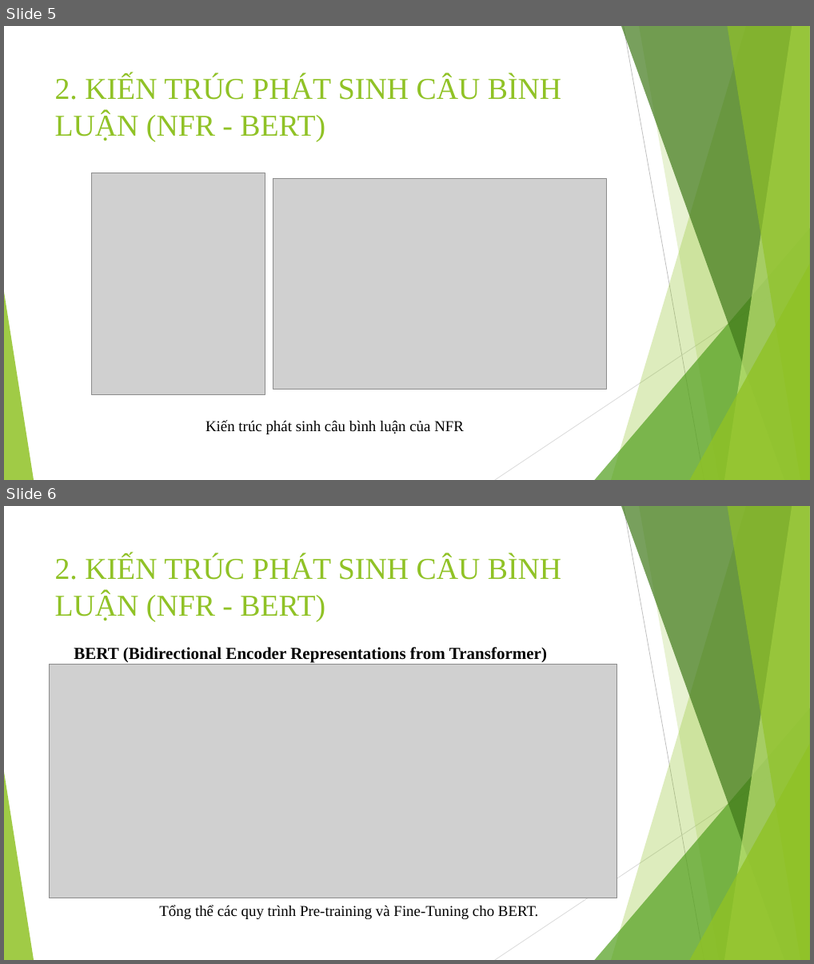
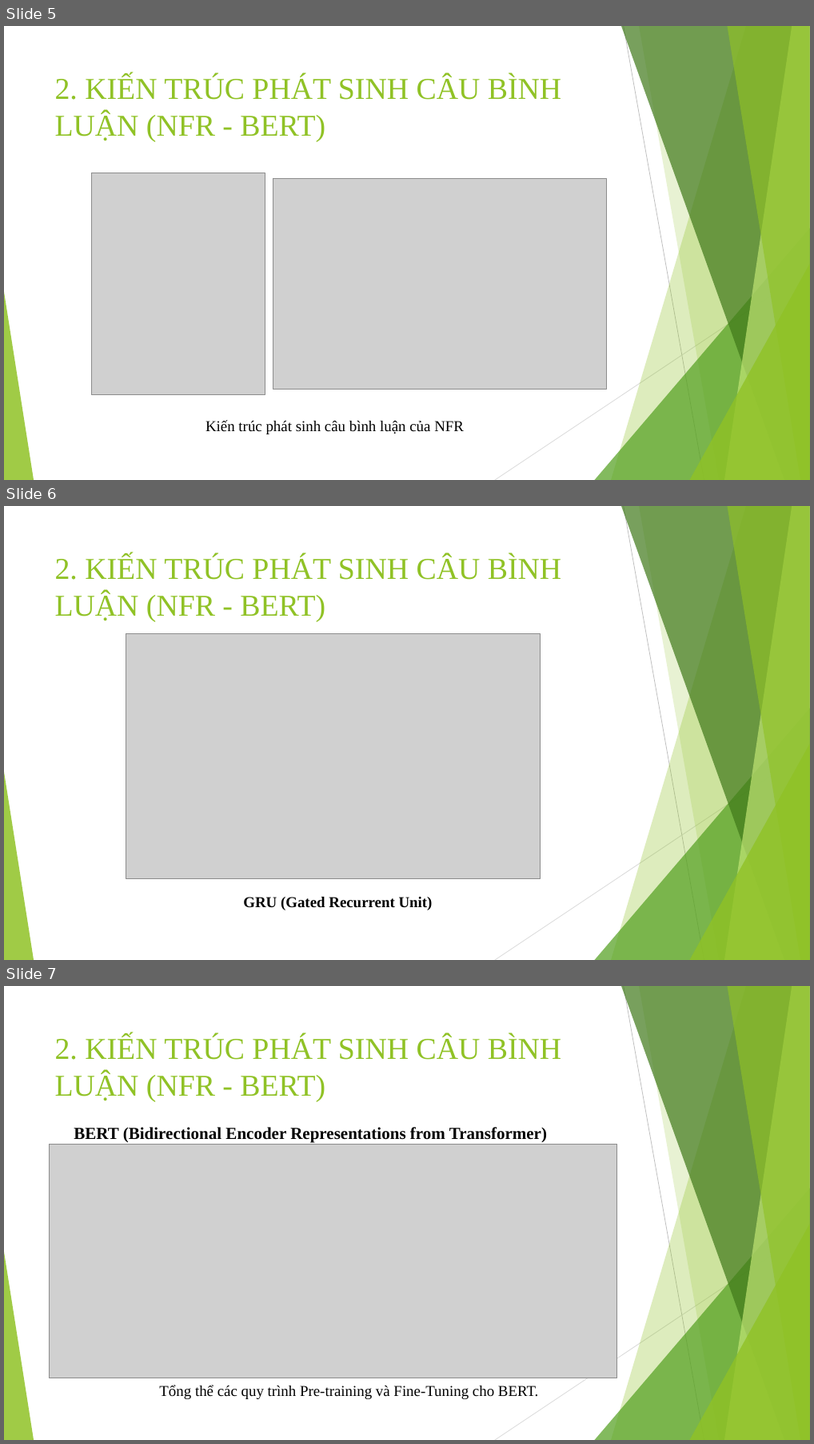
Before and after one commit to trungpham2701/TLCN-CommentGenerationForOutfit, a slide deck: BaoCaoTLCN.pptx. Shown one above the other, each under a label of ours: slides 5 and 6 before the commit, slides 5, 6 and 7 after it. The pictures are 814x964 and 814x1444 pixels, drawn with LibreOffice and Linux fonts; fonts in the diff are those of the drawing; grey boxes stand for pictures. Boxes give left, top, right and bottom in pixels: in the first picture for what was removed or moved away, otherwise in the second. Text is boxed around its words. In the diff, an @@ line names an element or a change of style, - is before the commit and + after.

```diff
--- a/BaoCaoTLCN.pptx
+++ b/BaoCaoTLCN.pptx
@@ slide 6 added at bbox=[4, 506, 810, 960], background #FFFFFF; not listed: 10 template elements that a slide beside it also shows @@
@@ title added at bbox=[55, 556, 562, 622], 36 pt, text #90C226 @@
+2. KIẾN TRÚC PHÁT SINH CÂU BÌNH LUẬN (NFR - BERT)
@@ picture added at bbox=[126, 634, 540, 878] @@
@@ text added at bbox=[243, 896, 433, 910], 18 pt, text #000000, bold @@
+GRU (Gated Recurrent Unit)
@@ what was slide 6 is now slide 7 @@
```
Also in this commit, not shown: 1 slide changed.
